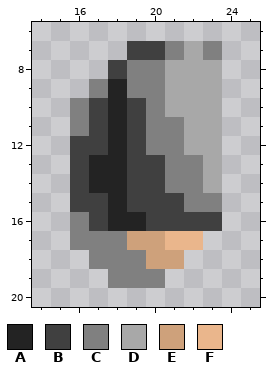
Pixel-art sprite: NURS_GGJ2019/Assets/Sprites/ArmBoy1.png. The picture above was drawn from the file before the commit.
The file is 32x32 pixels. Shown: x 14..25, y 6..20.
Palette (. is transparent): A #232323  B #404040  C #808080  D #a8a8a8  E #cea17b  F #eab68c
Pixels before, first column x 16:
 7 ...BBCDC
 8 ..BCCDDD
 9 .CACCDDD
10 CBABCDDD
11 CBABCCDD
12 BBABCCDD
13 BAABBCCD
14 BAABBCCD
15 BBABBBCC
16 CBAABBBB
17 CCCEEFF.
18 .CCCEE..
19 ..CCC...
And afterwards:
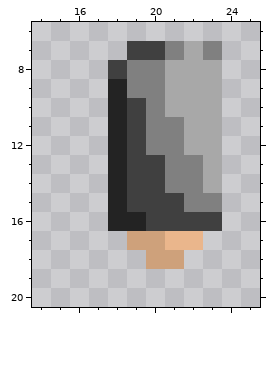
Change:
Changed rows in their new state; - is an unchanged pixel.
first column x 16:
 9 -.---
10 ..---
11 ..---
12 ..---
13 ..---
14 ..---
15 ..---
16 ..---
17 ...--
18 -...-
19 --...
Boxes around the changes in both pictures, in picture pixels (x1, y1, x2, y2):
erased: (70, 79, 165, 288)
